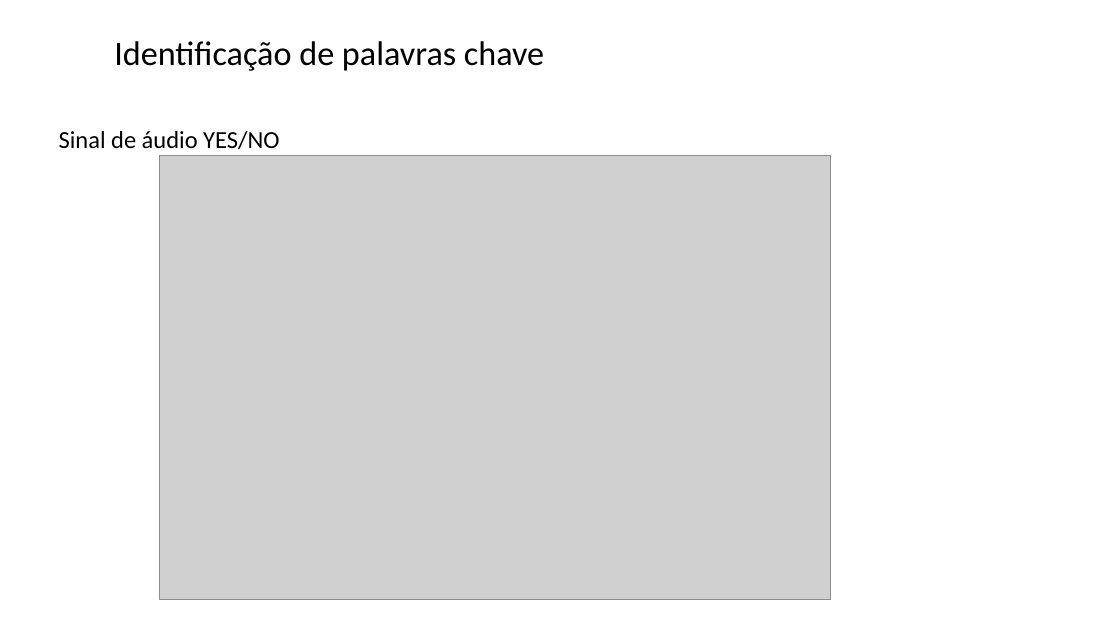
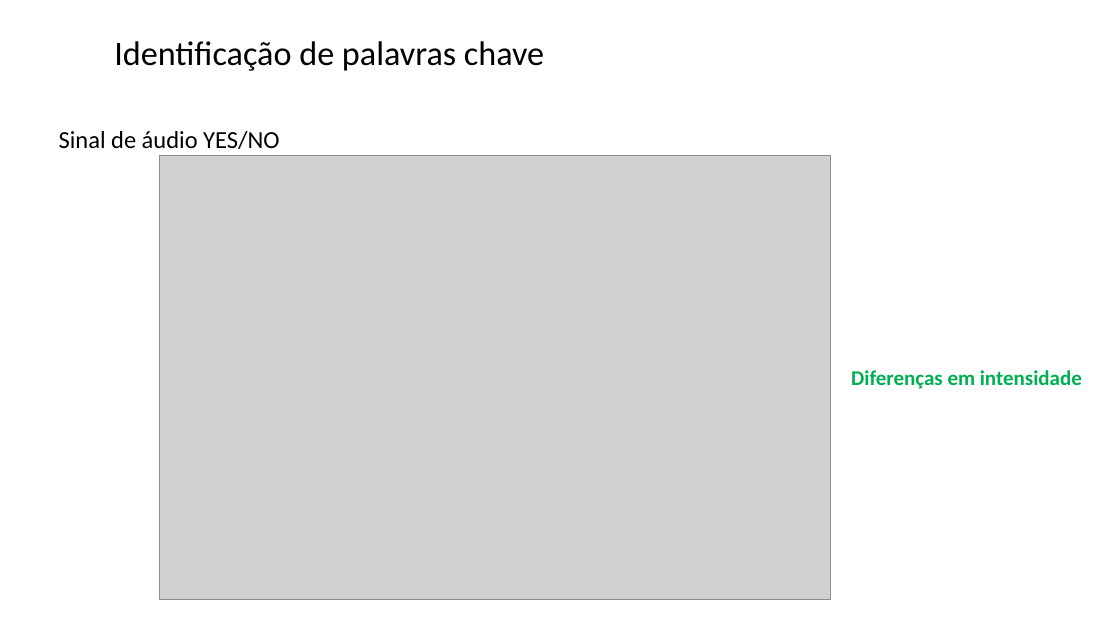
Before and after one commit to zz4fap/tp557-iot-ml, a slide deck: slide 21 of slides/TP557_17_identificação_palavras_chave.pptx. Drawn at 1120x630 pixels with LibreOffice and Linux fonts; fonts in the diff are those of the drawing; grey boxes stand for pictures; background and template pictures are left out. Boxes give left, top, right and bottom in pixels: in the first picture for what was removed or moved away, otherwise in the second. Text is boxed around its words. In the diff, an @@ line names an element or a change of style, - is before the commit and + after.

```diff
--- a/slides/TP557_17_identificação_palavras_chave.pptx
+++ b/slides/TP557_17_identificação_palavras_chave.pptx
@@ text added at box(851, 370, 1082, 389), 18 pt, text #00B050, bold @@
+Diferenças em intensidade
```
Also in this commit, not shown: 16 other slides changed, 10 slides added, 2 slides removed, 1 other file.
